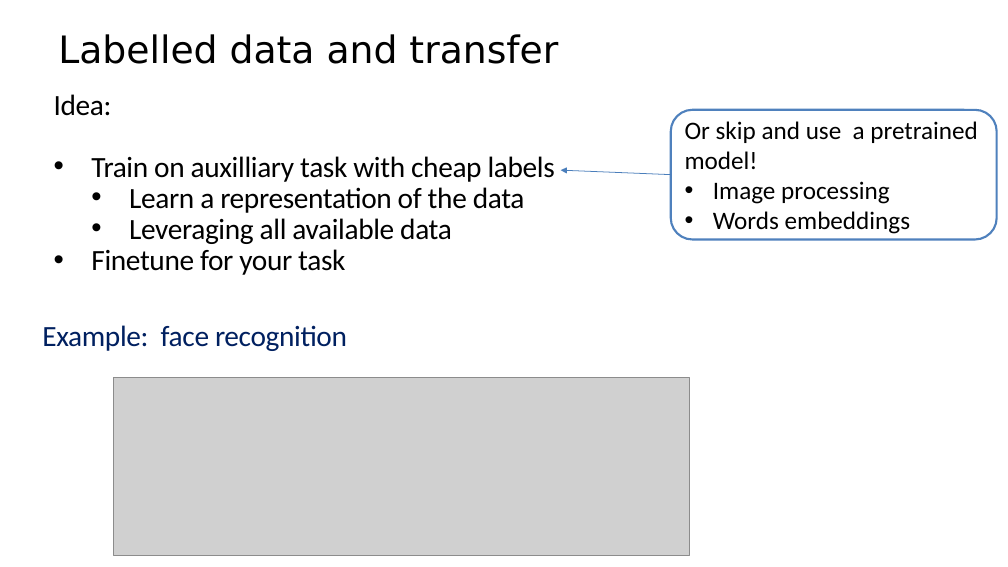
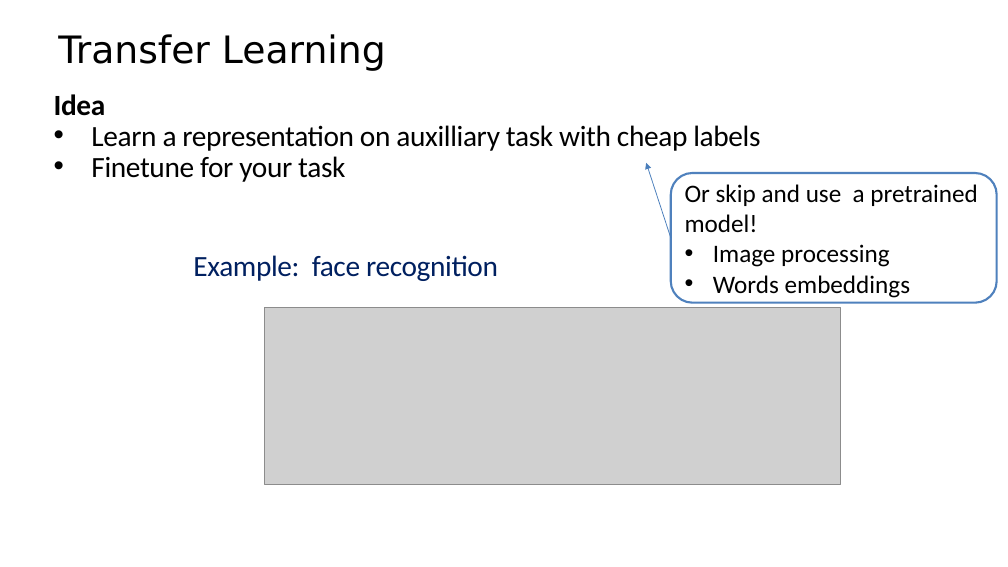
Before and after one commit to criteo-research/master-iasd, a slide deck: slide 33 of module3/session1/class1-part1-introduction.pptx (slide 36 before the commit). Drawn at 1008x567 pixels with LibreOffice and Linux fonts; fonts in the diff are those of the drawing; grey boxes stand for pictures. Boxes give left, top, right and bottom in pixels: in the first picture for what was removed or moved away, otherwise in the second. Text is boxed around its words. In the diff, an @@ line names an element or a change of style, - is before the commit and + after.

```diff
--- a/module3/session1/class1-part1-introduction.pptx
+++ b/module3/session1/class1-part1-introduction.pptx
@@ text at bbox=[58, 34, 386, 71]: text changed @@
-Labelled data and transfer
+Transfer Learning
@@ text at bbox=[54, 94, 760, 151]: text changed @@
-Idea:
-• Train on auxilliary task with cheap labels
-  • Learn a representation of the data
-  • Leveraging all available data
+Idea
+• Learn a representation on auxilliary task with cheap labels
@@ arrow moved from (670, 174) - (560, 170) to (670, 238) - (646, 163) @@
@@ rounded rectangle "Or skip and use a ...": place and size @@
-rounded rectangle "Or skip and use a ..." at bbox=[670, 109, 997, 239]
+rounded rectangle "Or skip and use a ..." at bbox=[670, 173, 997, 303]
@@ text "Example: face recognition": place and size @@
-text "Example: face recognition" at bbox=[42, 325, 347, 351]
+text "Example: face recognition" at bbox=[193, 255, 498, 281]
@@ picture: place and size @@
-picture at bbox=[114, 378, 689, 556]
+picture at bbox=[265, 307, 840, 485]
```
Also in this commit, not shown: 8 other slides changed, 10 slides added, 14 slides removed, 3 other files.
